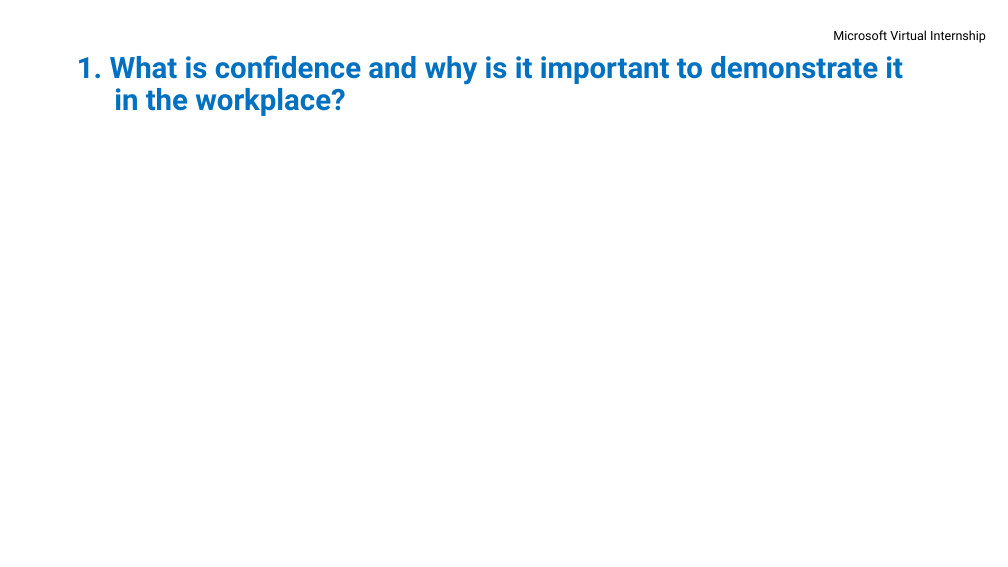
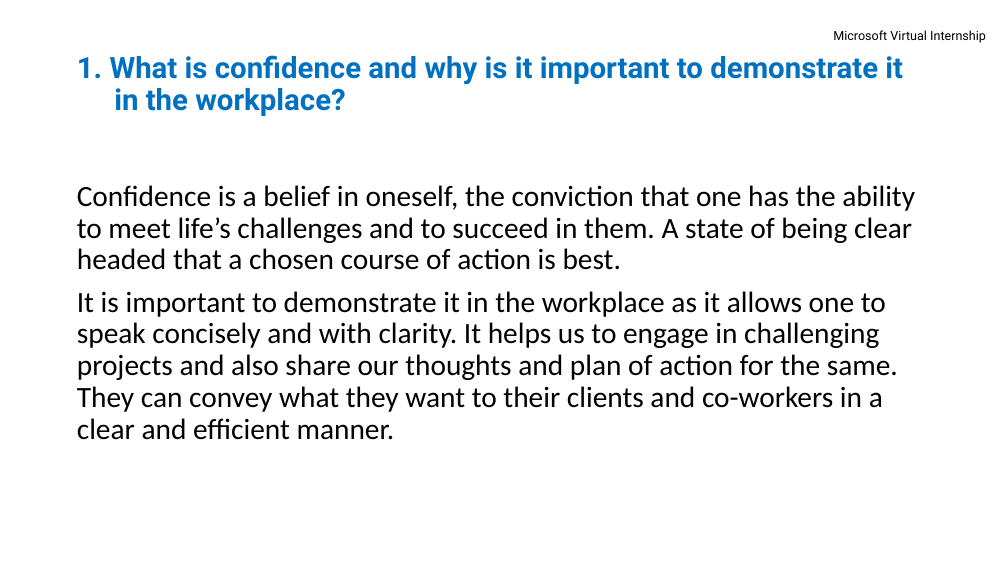
Before and after one commit to amansharma07/Microsoft-Virtual-Internship, a slide deck: slide 2 of ENG Program - Module 4 Task 1 - Aman Sharma.pptx. Drawn at 1008x567 pixels with LibreOffice and Linux fonts; fonts in the diff are those of the drawing. Boxes give left, top, right and bottom in pixels: in the first picture for what was removed or moved away, otherwise in the second. Text is boxed around its words. In the diff, an @@ line names an element or a change of style, - is before the commit and + after.

```diff
--- a/ENG Program - Module 4 Task 1 - Aman Sharma.pptx
+++ b/ENG Program - Module 4 Task 1 - Aman Sharma.pptx
@@ text added at (77, 185, 915, 440), 28 pt, text #000000 @@
+Confidence is a belief in oneself, the conviction that one has the ability to meet life’s challenges and to succeed in them. A state of being clear headed that a chosen course of action is best.
+It is important to demonstrate it in the workplace as it allows one to speak concisely and with clarity. It helps us to engage in challenging projects and also share our thoughts and plan of action for the same. They can convey what they want to their clients and co-workers in a clear and efficient manner.
```
Also in this commit, not shown: 2 other slides changed.
